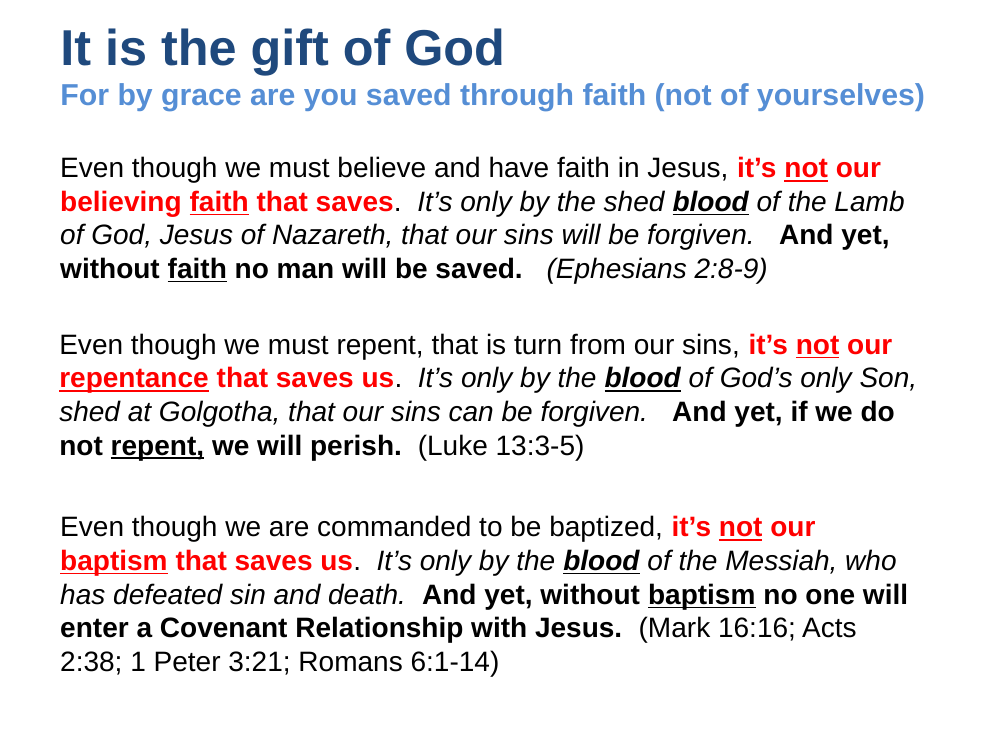
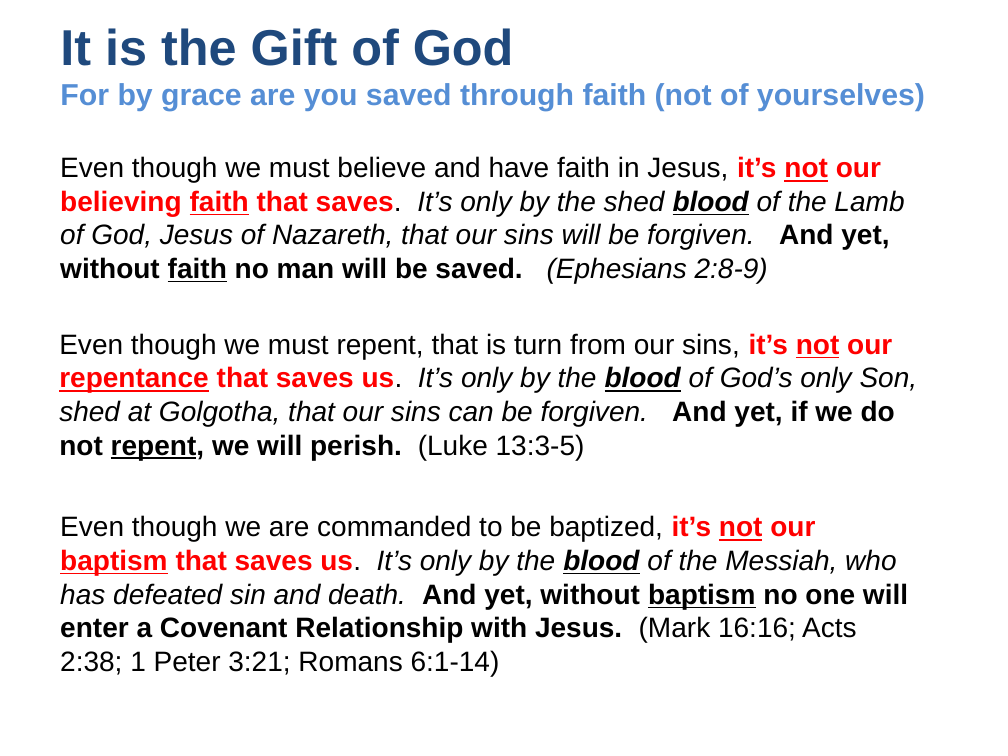
Before and after one commit to UsefulEngines/EvangelismPublic, a slide deck: slide 6 of 2025-Q3/Unity13/2025-09-28-Unity13.pptx. Drawn at 1008x756 pixels with LibreOffice and Linux fonts; fonts in the diff are those of the drawing. Boxes give left, top, right and bottom in pixels: in the first picture for what was removed or moved away, otherwise in the second. Text is boxed around its words. In the diff, an @@ line names an element or a change of style, - is before the commit and + after.

```diff
--- a/2025-Q3/Unity13/2025-09-28-Unity13.pptx
+++ b/2025-Q3/Unity13/2025-09-28-Unity13.pptx
@@ title at box(60, 28, 925, 111): text changed @@
-It is the gift of God
-For by grace are you saved through faith (not of yourselves)
+It is the Gift of God
+For by grace are you saved through faith (not of yourselves)
@@ text "Even though we must repent, ..." at box(59, 333, 918, 460): underline off in "repent," @@
```
Also in this commit, not shown: 1 other slide changed, 1 other file.
